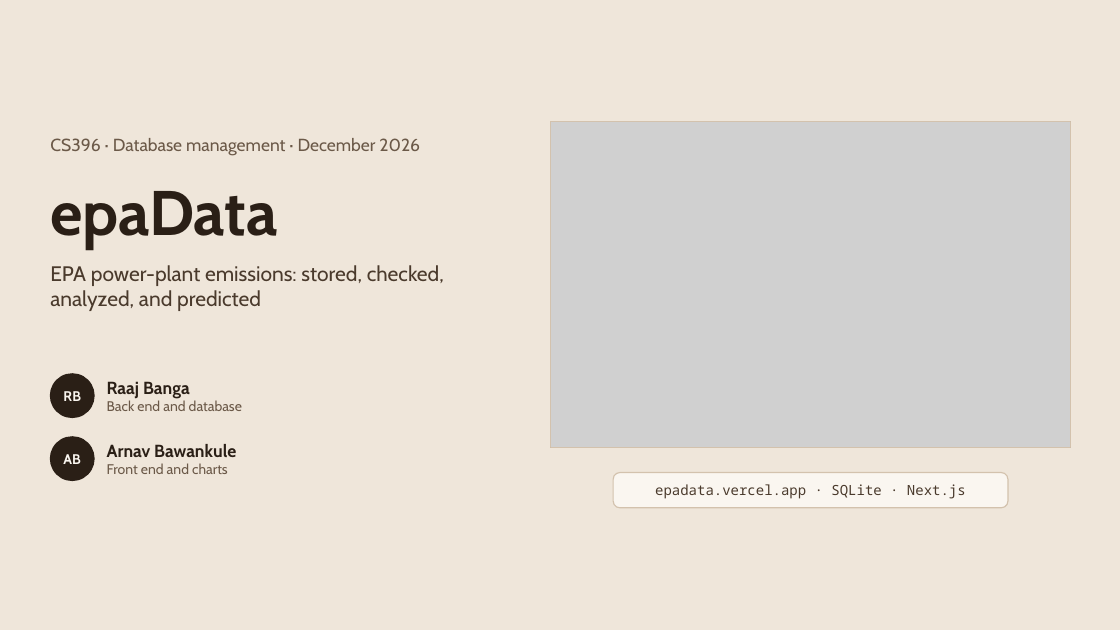
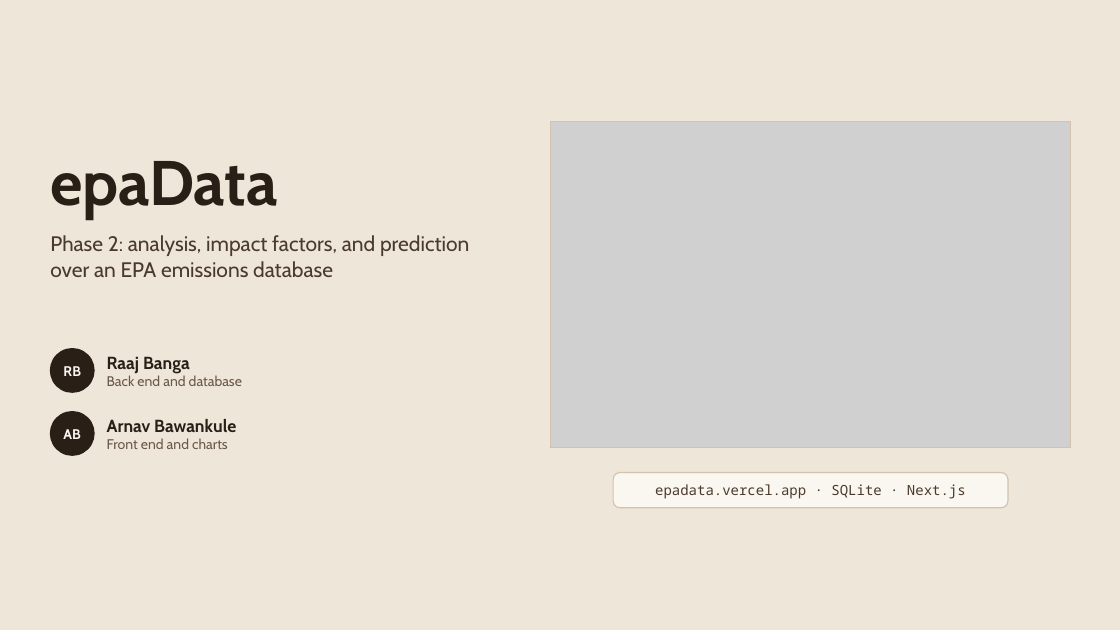
Before and after one commit to raajbanga/epaData, a slide deck: slide 1 of report/phase2/slides/epaData-slides.pptx. Drawn at 1120x630 pixels with LibreOffice and Linux fonts; fonts in the diff are those of the drawing; grey boxes stand for pictures. Boxes give left, top, right and bottom in pixels: in the first picture for what was removed or moved away, otherwise in the second. Text is boxed around its words. In the diff, an @@ line names an element or a change of style, - is before the commit and + after.

Commit message:
docs(slides): focus the deck on Phase 2
- New slides: what Phase 2 added, the three new tables, the analysis query
- Drop the import and Phase 1 index slides; cut corner-case slides
- Main bugs instead of what was hard; no date line or footer
- GitHub link with the leaf icon; code blocks sized to their text

```diff
--- a/report/phase2/slides/epaData-slides.pptx
+++ b/report/phase2/slides/epaData-slides.pptx
@@ text "epaData": place and size @@
-text "epaData" at box(50, 191, 277, 249)
+text "epaData" at box(50, 161, 277, 220)
@@ text removed at box(50, 138, 420, 156) @@
-CS396 · Database management · December 2026
@@ text added at box(50, 235, 469, 277), 18 pt, text #4A3A2C @@
+Phase 2: analysis, impact factors, and prediction over an EPA emissions database
@@ text removed at box(50, 265, 444, 311) @@
-EPA power-plant emissions: stored, checked, analyzed, and predicted
@@ 4 texts, 2 ellipses: place and size @@
-4 texts, 2 ellipses at box(50, 374, 242, 481)
+4 texts, 2 ellipses at box(50, 349, 242, 455)
```
Also in this commit, not shown: 5 other slides changed, 3 slides added, 4 slides removed, 3 other files.
